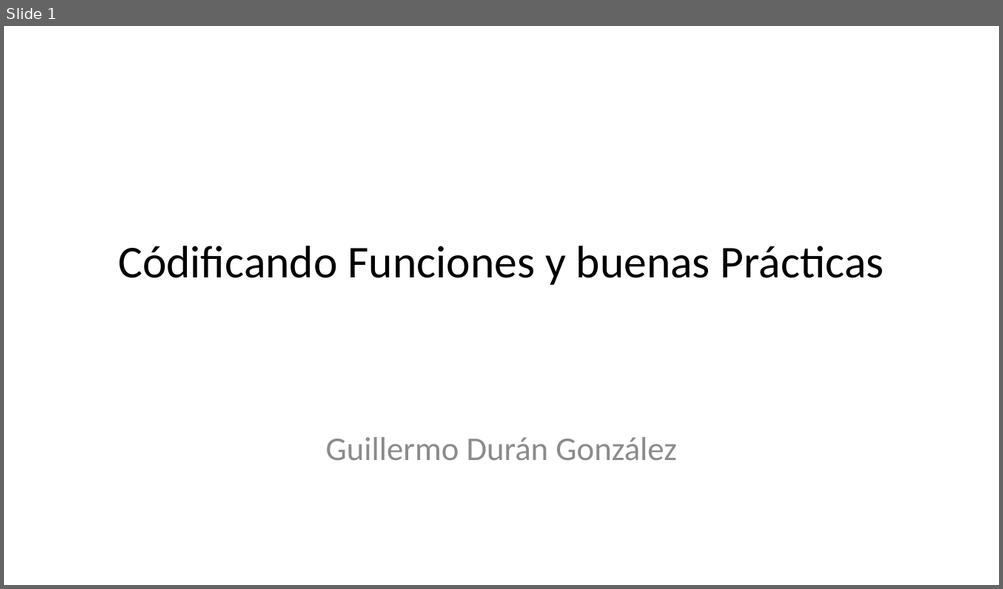
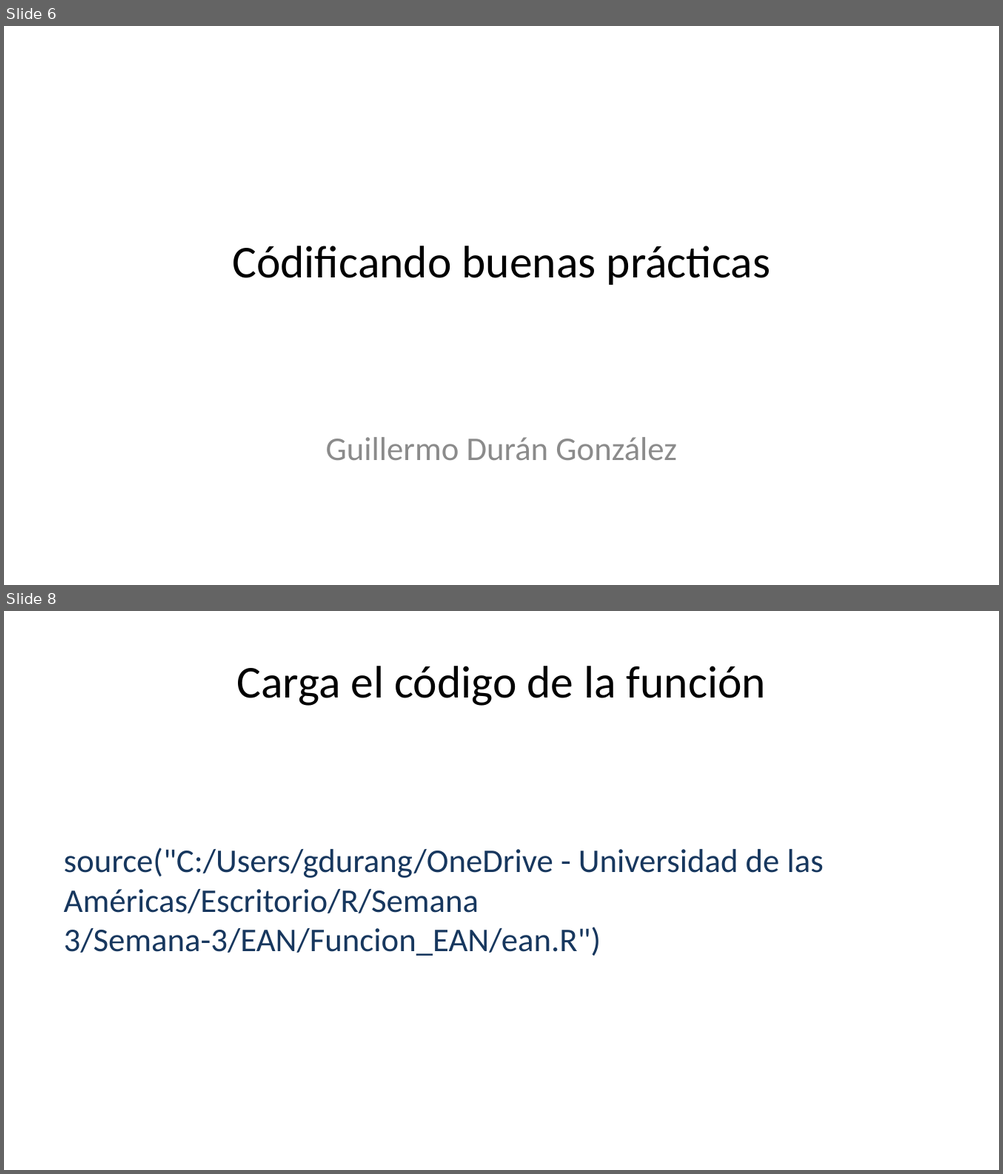
Before and after one commit to gdurang/Semana-4, a slide deck: Funcion_EAN/Presentación.pptx. Shown one above the other, each under a label of ours: slide 1 before the commit, slides 6 and 8 after it; the slides between them are not shown. The pictures are 1003x589 and 1003x1174 pixels, drawn with LibreOffice and Linux fonts; fonts in the diff are those of the drawing. Boxes give left, top, right and bottom in pixels: in the first picture for what was removed or moved away, otherwise in the second. Text is boxed around its words. In the diff, an @@ line names an element or a change of style, - is before the commit and + after.

Commit message:
Semana 4

```diff
--- a/Funcion_EAN/Presentación.pptx
+++ b/Funcion_EAN/Presentación.pptx
@@ slide 8 added at [4,611,999,1170], background #FFFFFF @@
@@ title added at [236,666,765,706], 33 pt, text #000000 @@
+Carga el código de la función
@@ text added at [64,848,823,956], 24 pt, text #17375E @@
+source("C:/Users/gdurang/OneDrive - Universidad de las Américas/Escritorio/R/Semana 3/Semana-3/EAN/Funcion_EAN/ean.R")
@@ what was slide 1 is now slide 6 @@
@@ slide 6 changed as well @@
@@ title at [232,246,770,285]: text changed @@
-Códificando Funciones y buenas Prácticas
+Códificando buenas prácticas
```
Also in this commit, not shown: 3 other slides changed, 6 other slides added, 1 slide removed, 2 other files.
